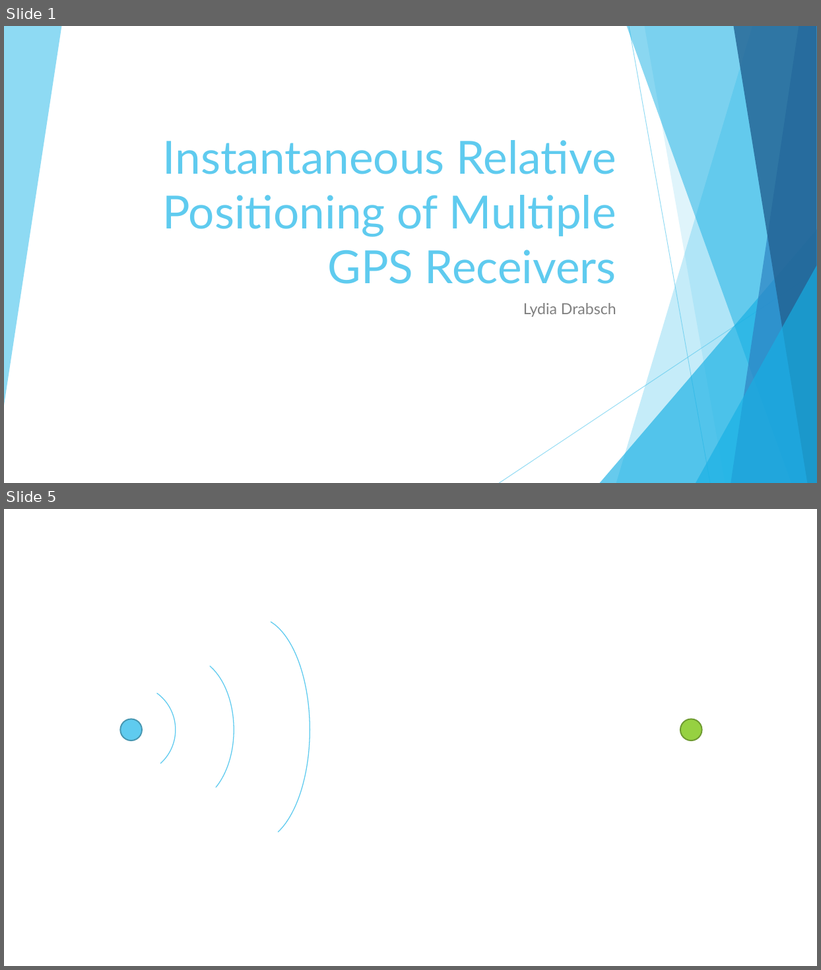
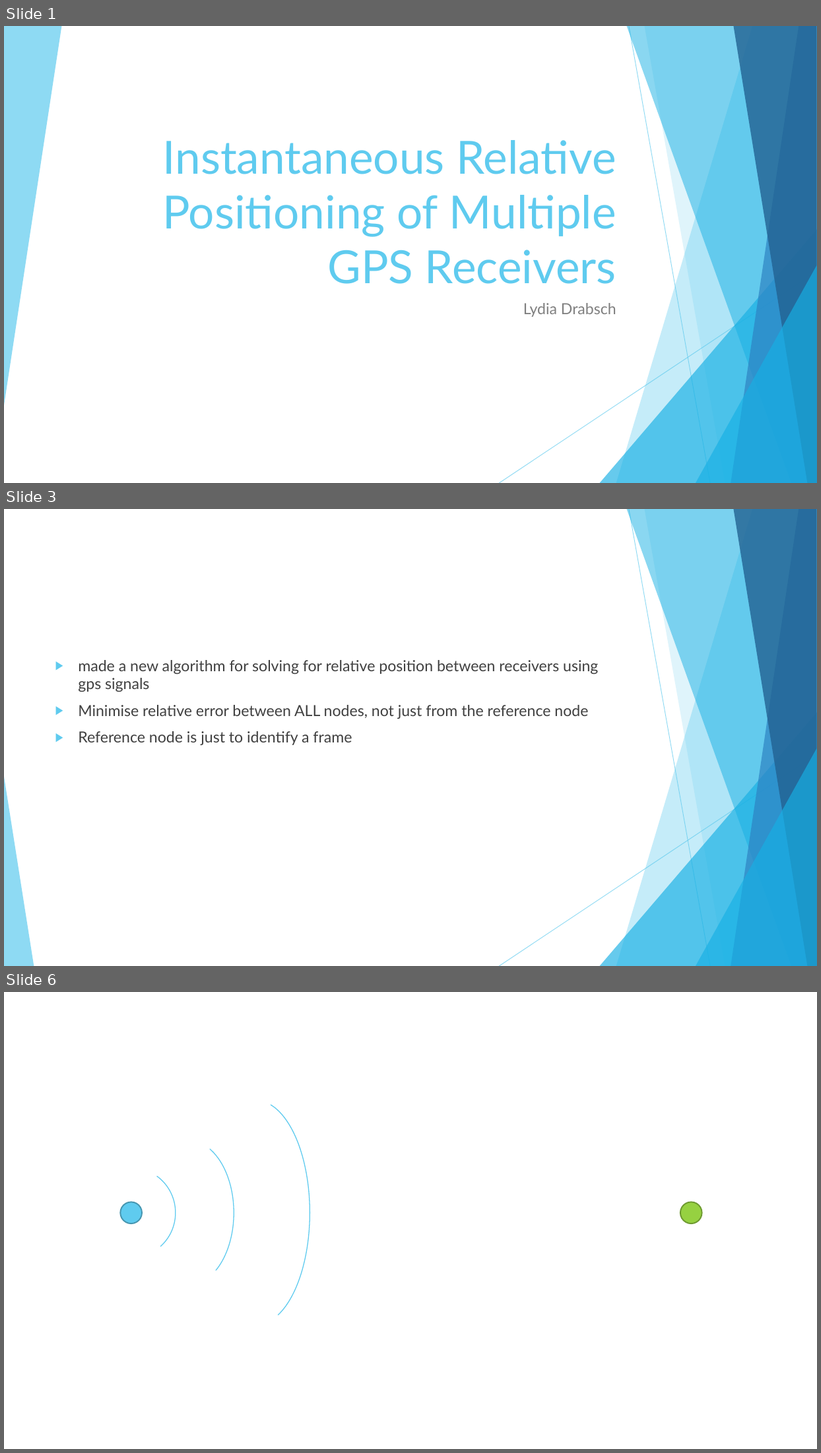
Before and after one commit to Lydia-D/Thesis_GH, a slide deck: Instantaneous Relative Positioning of Multiple GPS Receivers.pptx. Shown one above the other, each under a label of ours: slides 1 and 5 before the commit, slides 1, 3 and 6 after it; the slides between them are not shown. The pictures are 821x970 and 821x1453 pixels, drawn with LibreOffice and Linux fonts; fonts in the diff are those of the drawing. Boxes give left, top, right and bottom in pixels: in the first picture for what was removed or moved away, otherwise in the second. Text is boxed around its words. In the diff, an @@ line names an element or a change of style, - is before the commit and + after.

```diff
--- a/Instantaneous Relative Positioning of Multiple GPS Receivers.pptx
+++ b/Instantaneous Relative Positioning of Multiple GPS Receivers.pptx
@@ slide 3 added at (4, 509, 817, 966), background #FFFFFF; not listed: 9 template elements that a slide beside it also shows @@
@@ text added at (78, 660, 598, 745), 18 pt, text #404040 @@
+▶ made a new algorithm for solving for relative position between receivers using gps signals
+▶ Minimise relative error between ALL nodes, not just from the reference node
+▶ Reference node is just to identify a frame
@@ triangle added at (4, 777, 34, 966), fill #5FCBEF at 70% opacity @@
@@ what was slide 5 is now slide 6 @@
```
Also in this commit, not shown: 2 slides changed, 4 other slides added, 11 other files.
